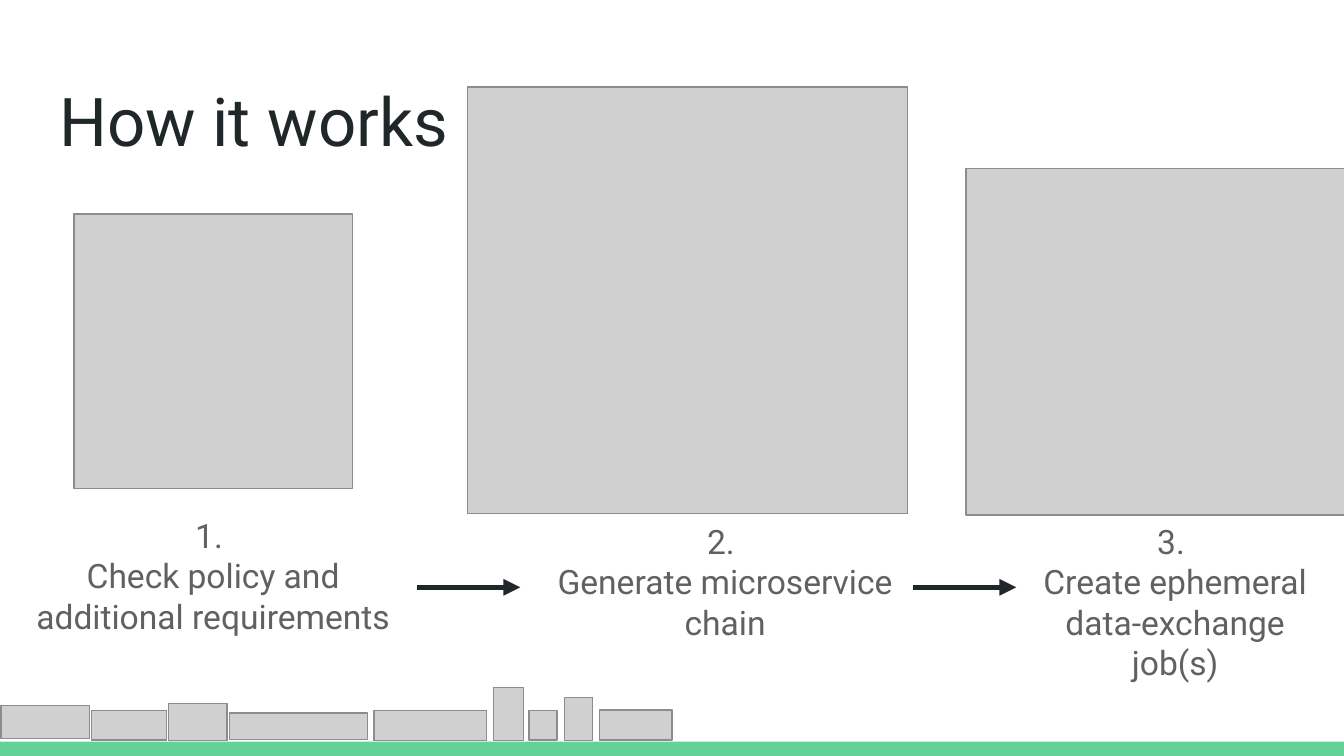
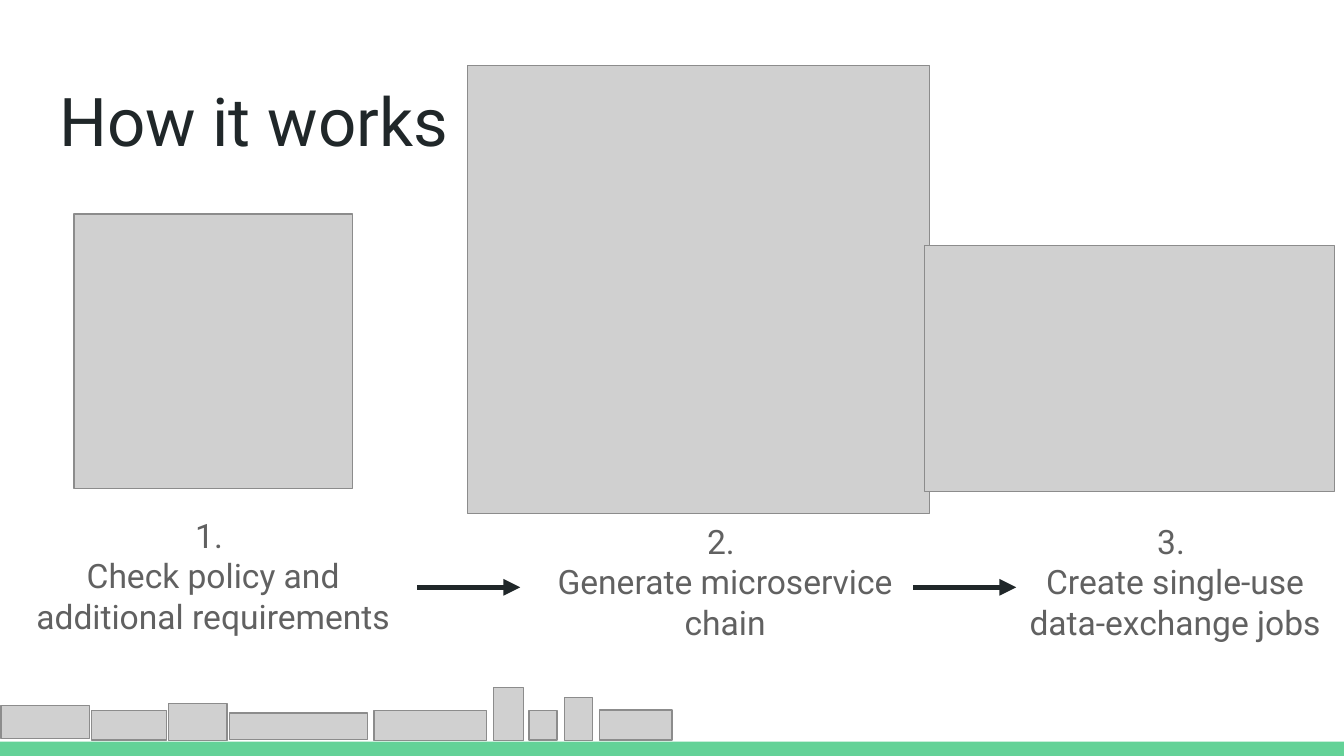
Before and after one commit to Jorrit05/DYNAMOS, a slide deck: slide 3 of docs/slides/panel.pptx. Drawn at 1344x756 pixels with LibreOffice and Linux fonts; fonts in the diff are those of the drawing; grey boxes stand for pictures. Boxes give left, top, right and bottom in pixels: in the first picture for what was removed or moved away, otherwise in the second. Text is boxed around its words. In the diff, an @@ line names an element or a change of style, - is before the commit and + after.

```diff
--- a/docs/slides/panel.pptx
+++ b/docs/slides/panel.pptx
@@ picture: place and size @@
-picture at [468,87,907,513]
+picture at [468,66,930,515]
@@ picture: place and size @@
-picture at [966,168,1344,515]
+picture at [925,246,1335,492]
@@ text at [1030,569,1320,642]: text changed @@
-Create ephemeral data-exchange job(s)
+Create single-use data-exchange jobs
```
Also in this commit, not shown: 3 other slides changed, 9 other files.
